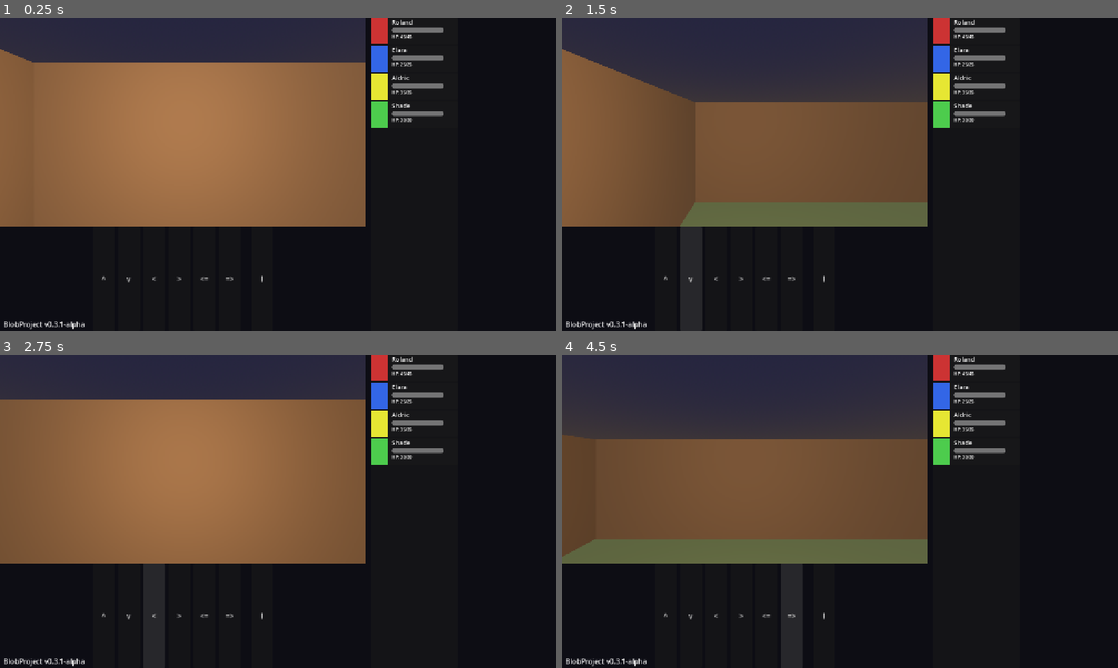
Above: before the commit, frames 1-4 (two rows, left to right).
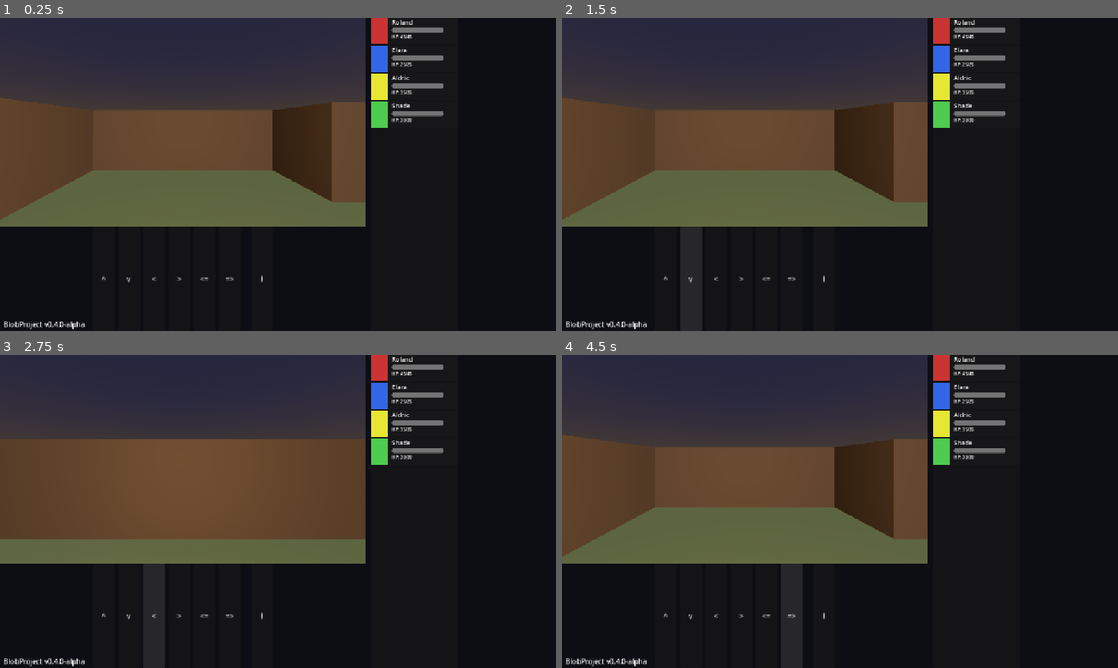
Above: after the commit, the same moments.

Repository: drax-xard/BlobProject
Game: Godot game, scene res://scenes/main.tscn
The game is run twice, just before and just after one commit, with the same random seed, the same clock (stepped at 60 frames per second) and the same inputs.
Inputs:
- Up to frame 1 (0.25 s): no input
- Up to frame 2 (1.5 s): click "^" at 0.5 s; click "v" at 1.25 s
- Up to frame 3 (2.75 s): click "<" at 2 s
- Up to frame 4 (4.5 s): click ">" at 2.75 s; click "<=" at 3.5 s; click "=>" at 4.25 s

The runs differ from the first frame. In frame 1, 35% of the frame differs, in the area x 0-66%, y 10-99%; in frame 2, 14%; in frame 3, 34%; in frame 4, 5.9%.

Commit message:
Phase 4: Procedural dungeon generation (v0.4.0-alpha)
- BSP dungeon generator with recursive splitting, room placement,
  and L-shaped corridor connections (nearest-first linking)
- Deterministic generation via seed (same seed = same layout)
- Special tile system: floor(0), wall(1), door(2), stairs_up(3),
  stairs_down(4), chest(7) with colored 3D markers
- Stairs up in first room, stairs down in last room
- 0-2 chests in random middle rooms (health potion + gold)
- Floor transitions: walking on stairs loads next/previous floor
- Player position resets to stairs_up on new floor
- GridWorld uses DungeonGenerator instead of hardcoded border grid
- Updated docs, changelog, development plan

Diff:
--- a/project.godot
+++ b/project.godot
@@ -16,7 +16,7 @@
 
 config/name="BlobProject"
 config/description="A moddable and extensible grid-based first-person dungeon crawler"
-config/version="0.3.1-alpha"
+config/version="0.4.0-alpha"
 run/main_scene="res://scenes/main.tscn"
 config/features=PackedStringArray("4.7", "Forward Plus")
 config/icon="res://icon.svg"
--- a/scenes/main.tscn
+++ b/scenes/main.tscn
@@ -75,4 +75,4 @@
 offset_right = 200.0
 offset_bottom = -4.0
 grow_vertical = 0
-text = "BlobProject v0.3.1-alpha"
+text = "BlobProject v0.4.0-alpha"
--- /dev/null
+++ b/scripts/world/dungeon_generator.gd
@@ -0,0 +1,176 @@
+class_name DungeonGenerator
+
+const CELL_FLOOR: int = 0
+const CELL_WALL: int = 1
+const CELL_DOOR: int = 2
+const CELL_STAIRS_UP: int = 3
+const CELL_STAIRS_DOWN: int = 4
+const CELL_CHEST: int = 7
+
+var _rng: RandomNumberGenerator
+var _grid: Array[Array] = []
+var _rooms: Array[Dictionary] = []
+var _grid_width: int = 0
+var _grid_height: int = 0
+
+func generate(width: int, height: int, dungeon_seed: int) -> Dictionary:
+	_grid_width = width
+	_grid_height = height
+	_rng = RandomNumberGenerator.new()
+	_rng.seed = dungeon_seed
+	_grid = []
+	_rooms = []
+	for y in range(height):
+		var row: Array = []
+		for x in range(width):
+			row.append(CELL_WALL)
+		_grid.append(row)
+	var root: Dictionary = { "x": 0, "y": 0, "w": width, "h": height }
+	var leaves: Array[Dictionary] = []
+	_bsp_split(root, leaves, 0)
+	_place_rooms(leaves)
+	_connect_rooms()
+	_place_specials()
+	return {
+		"grid": _grid,
+		"rooms": _rooms,
+		"stairs_up_pos": _get_stairs_up_pos(),
+		"stairs_down_pos": _get_stairs_down_pos(),
+	}
+
+func _bsp_split(node: Dictionary, leaves: Array[Dictionary], depth: int) -> void:
+	var min_size: int = 4
+	if depth >= 5 or (node["w"] <= min_size * 2 and node["h"] <= min_size * 2):
+		leaves.append(node)
+		return
+	var split_horizontal: bool
+	if node["w"] > node["h"] * 1.25:
+		split_horizontal = false
+	elif node["h"] > node["w"] * 1.25:
+		split_horizontal = true
+	else:
+		split_horizontal = _rng.randi() % 2 == 0
+	if split_horizontal:
+		if node["h"] < min_size * 2:
+			leaves.append(node)
+			return
+		var split_pos: int = _rng.randi_range(min_size, node["h"] - min_size)
+		var child_a: Dictionary = { "x": node["x"], "y": node["y"], "w": node["w"], "h": split_pos }
+		var child_b: Dictionary = { "x": node["x"], "y": node["y"] + split_pos, "w": node["w"], "h": node["h"] - split_pos }
+		_bsp_split(child_a, leaves, depth + 1)
+		_bsp_split(child_b, leaves, depth + 1)
+	else:
+		if node["w"] < min_size * 2:
+			leaves.append(node)
+			return
+		var split_pos: int = _rng.randi_range(min_size, node["w"] - min_size)
+		var child_a: Dictionary = { "x": node["x"], "y": node["y"], "w": split_pos, "h": node["h"] }
+		var child_b: Dictionary = { "x": node["x"] + split_pos, "y": node["y"], "w": node["w"] - split_pos, "h": node["h"] }
+		_bsp_split(child_a, leaves, depth + 1)
+		_bsp_split(child_b, leaves, depth + 1)
+
+func _place_rooms(leaves: Array[Dictionary]) -> void:
+	for leaf in leaves:
+		var padding: int = 1
+		var max_w: int = leaf["w"] - padding * 2
+		var max_h: int = leaf["h"] - padding * 2
+		if max_w < 2 or max_h < 2:
+			continue
+		var room_w: int = _rng.randi_range(2, max_w)
+		var room_h: int = _rng.randi_range(2, max_h)
+		var room_x: int = _rng.randi_range(leaf["x"] + padding, leaf["x"] + leaf["w"] - room_w - padding)
+		var room_y: int = _rng.randi_range(leaf["y"] + padding, leaf["y"] + leaf["h"] - room_h - padding)
+		var room: Dictionary = {
+			"x": room_x, "y": room_y,
+			"w": room_w, "h": room_h,
+			"cx": room_x + room_w / 2,
+			"cy": room_y + room_h / 2,
+		}
+		_carve_room(room)
+		_rooms.append(room)
+
+func _carve_room(room: Dictionary) -> void:
+	for y in range(room["y"], room["y"] + room["h"]):
+		for x in range(room["x"], room["x"] + room["w"]):
+			if y >= 0 and y < _grid_height and x >= 0 and x < _grid_width:
+				_grid[y][x] = CELL_FLOOR
+
+func _connect_rooms() -> void:
+	if _rooms.size() < 2:
+		return
+	var connected: Array[Dictionary] = [_rooms[0]]
+	var remaining: Array[Dictionary] = []
+	for i in range(1, _rooms.size()):
+		remaining.append(_rooms[i])
+	while remaining.size() > 0:
+		var best_dist: float = 999999.0
+		var best_conn: int = -1
+		var best_rem: int = -1
+		for ci in range(connected.size()):
+			for ri in range(remaining.size()):
+				var dx: float = connected[ci]["cx"] - remaining[ri]["cx"]
+				var dy: float = connected[ci]["cy"] - remaining[ri]["cy"]
+				var dist: float = dx * dx + dy * dy
+				if dist < best_dist:
+					best_dist = dist
+					best_conn = ci
+					best_rem = ri
+		if best_conn >= 0 and best_rem >= 0:
+			_carve_corridor(connected[best_conn], remaining[best_rem])
+			connected.append(remaining[best_rem])
+			remaining.remove_at(best_rem)
+
+func _carve_corridor(room_a: Dictionary, room_b: Dictionary) -> void:
+	var ax: int = room_a["cx"]
+	var ay: int = room_a["cy"]
+	var bx: int = room_b["cx"]
+	var by: int = room_b["cy"]
+	if _rng.randi() % 2 == 0:
+		_carve_h_corridor(ax, bx, ay)
+		_carve_v_corridor(ay, by, bx)
+	else:
+		_carve_v_corridor(ay, by, ax)
+		_carve_h_corridor(ax, bx, by)
+
+func _carve_h_corridor(x1: int, x2: int, y: int) -> void:
+	var start_x: int = mini(x1, x2)
+	var end_x: int = maxi(x1, x2)
+	for x in range(start_x, end_x + 1):
+		if y >= 0 and y < _grid_height and x >= 0 and x < _grid_width:
+			_grid[y][x] = CELL_FLOOR
+
+func _carve_v_corridor(y1: int, y2: int, x: int) -> void:
+	var start_y: int = mini(y1, y2)
+	var end_y: int = maxi(y1, y2)
+	for y in range(start_y, end_y + 1):
+		if y >= 0 and y < _grid_height and x >= 0 and x < _grid_width:
+			_grid[y][x] = CELL_FLOOR
+
+func _place_specials() -> void:
+	if _rooms.is_empty():
+		return
+	_rooms[0]["type"] = "start"
+	_grid[_rooms[0]["cy"]][_rooms[0]["cx"]] = CELL_STAIRS_UP
+	if _rooms.size() > 1:
+		var last: Dictionary = _rooms[_rooms.size() - 1]
+		last["type"] = "exit"
+		_grid[last["cy"]][last["cx"]] = CELL_STAIRS_DOWN
+	var chest_candidates: Array[Dictionary] = []
+	for i in range(1, _rooms.size() - 1):
+		chest_candidates.append(_rooms[i])
+	chest_candidates.shuffle()
+	var chest_count: int = mini(2, chest_candidates.size())
+	for i in range(chest_count):
+		var room: Dictionary = chest_candidates[i]
+		_grid[room["cy"]][room["cx"]] = CELL_CHEST
+
+func _get_stairs_up_pos() -> Vector2i:
+	if _rooms.is_empty():
+		return Vector2i(1, 1)
+	return Vector2i(_rooms[0]["cx"], _rooms[0]["cy"])
+
+func _get_stairs_down_pos() -> Vector2i:
+	if _rooms.size() < 2:
+		return Vector2i(1, 1)
+	var last: Dictionary = _rooms[_rooms.size() - 1]
+	return Vector2i(last["cx"], last["cy"])
--- a/scripts/world/grid_world.gd
+++ b/scripts/world/grid_world.gd
@@ -16,6 +16,10 @@
 var _encounter_rate: float = 0.0
 var _encounter_tables: Dictionary = {}
 var _combat_manager: Node = null
+var _stairs_up_pos: Vector2i = Vector2i.ZERO
+var _stairs_down_pos: Vector2i = Vector2i.ZERO
+var _current_dungeon_id: String = ""
+var _current_floor: int = 1
 
 @onready var camera: Camera3D = $Camera3D
 
@@ -35,6 +39,8 @@
 	load_dungeon(GameManager.current_dungeon_id, GameManager.current_floor)
 
 func load_dungeon(dungeon_id: String, floor: int) -> void:
+	_current_dungeon_id = dungeon_id
+	_current_floor = floor
 	var dungeon_record: Dictionary = DataRegistry.get_record(dungeon_id)
 	if dungeon_record.is_empty():
 		DebugLog.warn("GridWorld: Dungeon record not found: %s" % dungeon_id)
@@ -66,18 +72,31 @@
 	_encounter_tables = dungeon_record.get("encounter_tables", {})
 	_combat_manager = get_tree().current_scene.get_node_or_null("CombatManager")
 	DebugLog.info("GridWorld: Loaded dungeon '%s' floor %d (%dx%d, encounter_rate=%.2f)" % [dungeon_id, floor, grid_width, grid_height, _encounter_rate])
+	_generate_dungeon(dungeon_id, floor)
+	_build_grid_mesh()
+	_place_player_at_stairs_up()
+	_update_camera()
+
+func _build_default_grid() -> void:
+	grid_width = 8
+	grid_height = 8
+	_current_dungeon_id = ""
+	_current_floor = 1
 	_generate_border_grid()
 	_build_grid_mesh()
 	_place_player_at_start()
 	_update_camera()
 
-func _build_default_grid() -> void:
-	grid_width = 8
-	grid_height = 8
-	_generate_border_grid()
-	_build_grid_mesh()
-	_place_player_at_start()
-	_update_camera()
+func _generate_dungeon(dungeon_id: String, floor: int) -> void:
+	var gen := DungeonGenerator.new()
+	var seed_value: int = hash(dungeon_id) + floor * 1000
+	var result: Dictionary = gen.generate(grid_width, grid_height, seed_value)
+	grid_data = result["grid"]
+	_stairs_up_pos = result["stairs_up_pos"]
+	_stairs_down_pos = result["stairs_down_pos"]
+	DebugLog.info("GridWorld: Generated dungeon with %d rooms, stairs_up=%s, stairs_down=%s" % [
+		result["rooms"].size(), _stairs_up_pos, _stairs_down_pos
+	])
 
 func _generate_border_grid() -> void:
 	grid_data.clear()
@@ -101,7 +120,7 @@
 		for x in range(grid_width):
 			var cell: int = grid_data[y][x]
 			var pos := Vector3(x * CELL_SIZE, 0.0, y * CELL_SIZE)
-			if cell == 1:
+			if cell == DungeonGenerator.CELL_WALL:
 				var wall := wall_scene.instantiate()
 				wall.position = pos + Vector3(0.0, CELL_SIZE * 0.5, 0.0)
 				add_child(wall)
@@ -111,11 +130,19 @@
 				floor_tile.position = pos
 				add_child(floor_tile)
 				_dynamic_children.append(floor_tile)
+				if cell == DungeonGenerator.CELL_STAIRS_DOWN or cell == DungeonGenerator.CELL_STAIRS_UP:
+					var marker := _create_tile_marker(pos, Color(0.2, 0.8, 0.2))
+					add_child(marker)
+					_dynamic_children.append(marker)
+				elif cell == DungeonGenerator.CELL_CHEST:
+					var marker := _create_tile_marker(pos, Color(0.9, 0.7, 0.1))
+					add_child(marker)
+					_dynamic_children.append(marker)
 
 func _place_player_at_start() -> void:
 	for y in range(grid_height):
 		for x in range(grid_width):
-			if grid_data[y][x] == 0:
+			if grid_data[y][x] != DungeonGenerator.CELL_WALL:
 				player_grid_pos = Vector2i(x, y)
 				return
 	DebugLog.warn("GridWorld: No walkable tile found — player placed at (0,0) which may be a wall")
@@ -145,7 +172,8 @@
 		return false
 	if grid_pos.y < 0 or grid_pos.y >= grid_height:
 		return false
-	return grid_data[grid_pos.y][grid_pos.x] == 0
+	var cell: int = grid_data[grid_pos.y][grid_pos.x]
+	return cell != DungeonGenerator.CELL_WALL
 
 func get_forward_pos() -> Vector2i:
 	var offset: Vector2i
@@ -181,6 +209,8 @@
 	_update_camera()
 	player_moved.emit(player_grid_pos)
 	_check_random_encounter()
+	if GameManager.current_state == GameManager.GameState.EXPLORING:
+		check_tile_interaction()
 	return true
 
 func try_turn(_actor_index: int, turn_dir: int) -> bool:
@@ -249,3 +279,69 @@
 			return "medium"
 		_:
 			return "hard"
+
+func _place_player_at_stairs_up() -> void:
+	if _stairs_up_pos != Vector2i.ZERO and is_walkable(_stairs_up_pos):
+		player_grid_pos = _stairs_up_pos
+		return
+	_place_player_at_start()
+
+func _create_tile_marker(world_pos: Vector3, color: Color) -> MeshInstance3D:
+	var marker := MeshInstance3D.new()
+	var box := BoxMesh.new()
+	box.size = Vector3(CELL_SIZE * 0.6, 0.2, CELL_SIZE * 0.6)
+	marker.mesh = box
+	marker.position = world_pos + Vector3(0.0, 0.05, 0.0)
+	var mat := StandardMaterial3D.new()
+	mat.albedo_color = color
+	mat.emission_enabled = true
+	mat.emission = color
+	mat.emission_energy_multiplier = 0.5
+	marker.material_override = mat
+	return marker
+
+func check_tile_interaction() -> void:
+	if grid_data.size() == 0:
+		return
+	var cell: int = grid_data[player_grid_pos.y][player_grid_pos.x]
+	match cell:
+		DungeonGenerator.CELL_STAIRS_DOWN:
+			_transition_to_next_floor()
+		DungeonGenerator.CELL_STAIRS_UP:
+			_transition_to_previous_floor()
+		DungeonGenerator.CELL_CHEST:
+			_open_chest()
+
+func _transition_to_next_floor() -> void:
+	if _current_dungeon_id.is_empty():
+		return
+	var dungeon_record: Dictionary = DataRegistry.get_record(_current_dungeon_id)
+	var floor_data: Variant = dungeon_record.get("floor_data", [])
+	if _current_floor >= floor_data.size():
+		DebugLog.info("GridWorld: Reached the end of the dungeon!")
+		return
+	GameManager.current_floor = _current_floor + 1
+	load_dungeon(_current_dungeon_id, GameManager.current_floor)
+
+func _transition_to_previous_floor() -> void:
+	if _current_floor <= 1:
+		return
+	if _current_dungeon_id.is_empty():
+		return
+	GameManager.current_floor = _current_floor - 1
+	load_dungeon(_current_dungeon_id, GameManager.current_floor)
+
+func _find_stairs_down_pos() -> Vector2i:
+	for y in range(grid_height):
+		for x in range(grid_width):
+			if grid_data[y][x] == DungeonGenerator.CELL_STAIRS_DOWN:
+				return Vector2i(x, y)
+	return Vector2i(grid_width - 2, grid_height - 2)
+
+func _open_chest() -> void:
+	grid_data[player_grid_pos.y][player_grid_pos.x] = DungeonGenerator.CELL_FLOOR
+	_build_grid_mesh()
+	GameManager.add_item("potion_health", 1)
+	GameManager.gold += randi_range(5, 20)
+	GameManager.inventory_changed.emit()
+	DebugLog.info("GridWorld: Opened chest! Found health potion and gold.")
Not shown, changed: CHANGELOG.md
Not shown, changed: VERSION
Not shown, changed: docs/DEVELOPMENT_PLAN.md
Not shown, changed: docs/systems/inventory.md
Not shown, changed: docs/systems/procedural-dungeons.md
